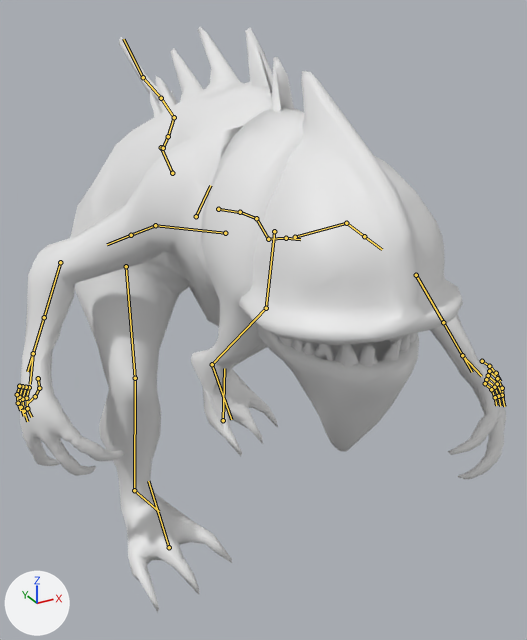
An edit to the glTF model assets_dev/worlds/mm7/models/mm7_m418.glb, drawn before and after from the same camera.
The view is the same before and after, from a camera (50 mm lens) standing at (-1.01, -2.74, 1.88) and looking at (0.29, -0.38, 0.7). Lighting does not change. The marker at lower left points along +X, +Y and +Z. The first picture is the older version. Both versions are drawn at frame 14 of the action 'Running'; the numbers are the values there. The bones that bend it are drawn over the model as lines.

The first picture shows 'Troglodyte'.
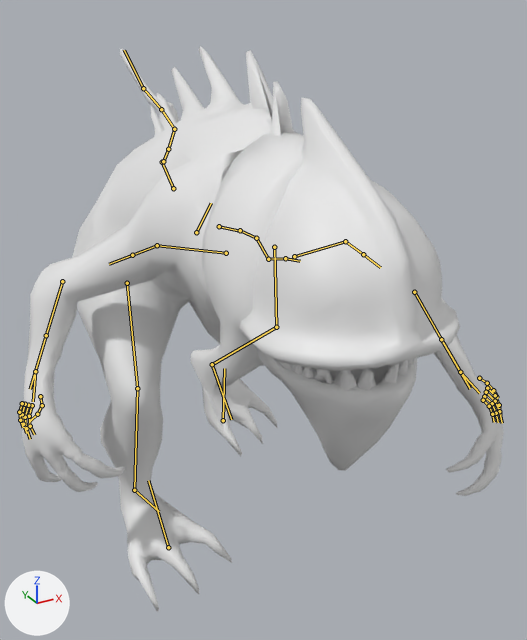
Changed parts and their boxes (x1, y1, x2, y2) in the pictures (527 x 640 px):
'Troglodyte', posed
    before: (20, 27, 506, 612)
    after: (22, 46, 504, 612)
bone 'B_Pelvis', root to tip
    before: (196, 216) to (210, 185)
    after: (196, 232) to (211, 203)
bone 'B_L_Thigh', root to tip
    before: (274, 231) to (266, 308)
    after: (274, 247) to (276, 327)
bone 'B_L_Calf', root to tip
    before: (266, 308) to (212, 364)
    after: (276, 327) to (212, 364)
bone 'B_R_Thigh', root to tip
    before: (126, 266) to (135, 378)
    after: (127, 283) to (137, 388)
bone 'B_R_Calf', root to tip
    before: (135, 378) to (134, 490)
    after: (137, 388) to (134, 490)

The change, as a list of edits to the scene's bpy script:
```text
Change bone_b_pelvis:
    where bone_b_pelvis = bpy.data.objects['Rig'].pose.bones['B_Pelvis']
    bone_b_pelvis.location: (-0.067, 0.307, -0.057) -> (-0.047, 0.252, -0.057)
Change bone_b_l_thigh:
    where bone_b_l_thigh = bpy.data.objects['Rig'].pose.bones['B_L_Thigh']  # child of 'B_Pelvis'
    bone_b_l_thigh.rotation_quaternion: (0.95, -0.227, -0.153, 0.146) -> (-0.958, 0.22, 0.173, -0.062)  # degrees (-29, -13, 21) -> degrees (-28, -18, 12)
Change bone_b_l_calf:
    where bone_b_l_calf = bpy.data.objects['Rig'].pose.bones['B_L_Calf']  # child of 'B_L_Thigh'
    bone_b_l_calf.rotation_quaternion: (0.906, 0.291, -0.029, -0.304) -> (0.952, 0.256, -0.067, -0.155)  # degrees (33, 7, -35) -> degrees (31, -3, -19)
Change bone_b_l_foot:
    where bone_b_l_foot = bpy.data.objects['Rig'].pose.bones['B_L_Foot']  # child of 'B_L_Calf'
    bone_b_l_foot.rotation_quaternion: (-0.873, -0.003, -0.024, 0.487) -> (-0.907, -0.001, -0.043, 0.419)  # degrees (-1, 3, -58) -> degrees (-2, 5, -50)
Change bone_b_r_thigh:
    where bone_b_r_thigh = bpy.data.objects['Rig'].pose.bones['B_R_Thigh']  # child of 'B_Pelvis'
    bone_b_r_thigh.rotation_quaternion: (-0.968, -0.07, -0.174, 0.162) -> (0.95, 0.041, 0.181, -0.25)  # degrees (5, 21, -18) -> degrees (-1, 21, -30)
Change bone_b_r_calf:
    where bone_b_r_calf = bpy.data.objects['Rig'].pose.bones['B_R_Calf']  # child of 'B_R_Thigh'
    bone_b_r_calf.rotation_quaternion: (0.944, -0.178, 0.026, -0.265) -> (0.979, -0.133, 0.04, -0.13)  # degrees (-21, -3, -31) -> degrees (-16, 3, -15)
Change bone_b_r_foot:
    where bone_b_r_foot = bpy.data.objects['Rig'].pose.bones['B_R_Foot']  # child of 'B_R_Calf'
    bone_b_r_foot.rotation_quaternion: (-0.967, 0.019, -0.133, 0.214) -> (-0.977, 0.029, -0.131, 0.162)  # degrees (-6, 14, -26) -> degrees (-6, 14, -20)
```
